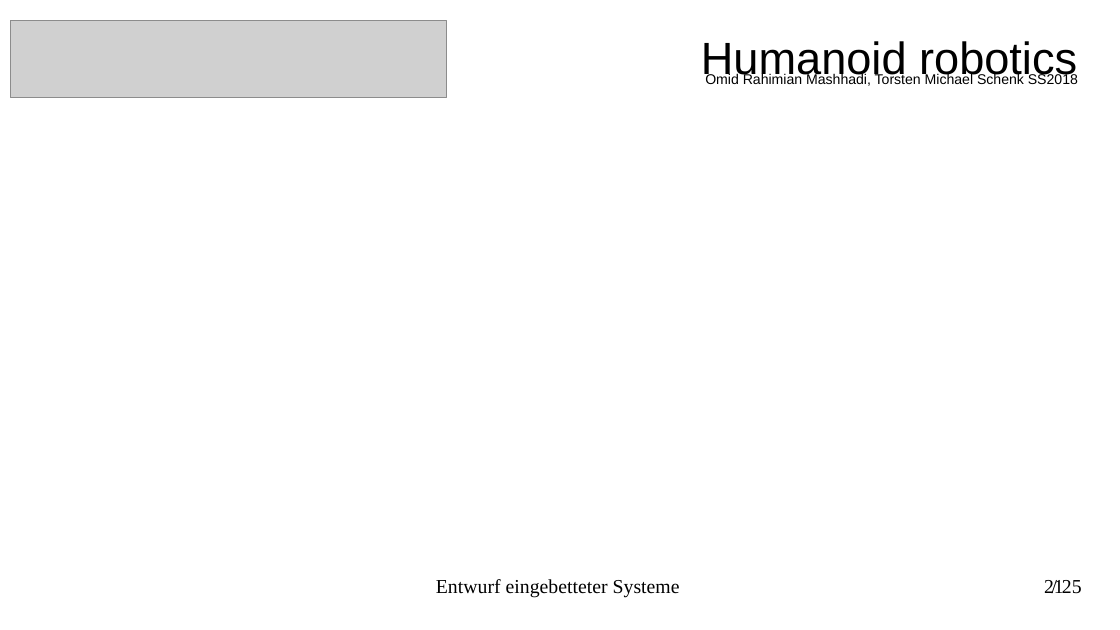
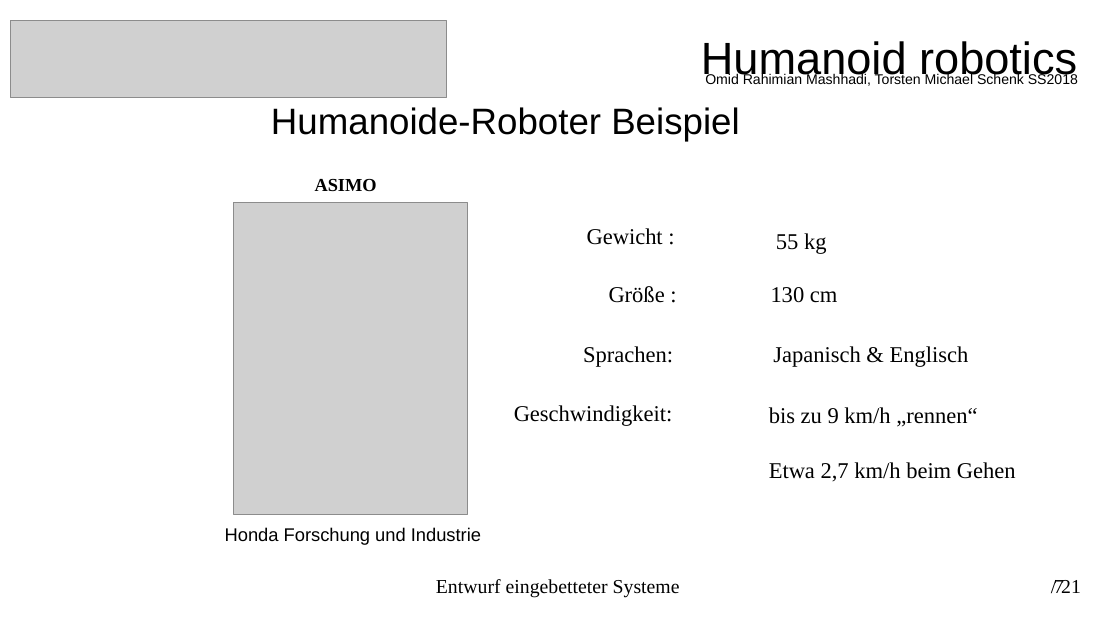
Before and after one commit to torstenschenk/beuth-avatar-ss2018, a slide deck: slide 7 of Presentation/HumanoideRobotic.odp (slide 21 before the commit). Drawn at 1120x630 pixels with LibreOffice and Linux fonts; fonts in the diff are those of the drawing; grey boxes stand for pictures. Boxes give left, top, right and bottom in pixels: in the first picture for what was removed or moved away, otherwise in the second. Text is boxed around its words. In the diff, an @@ line names an element or a change of style, - is before the commit and + after.

```diff
--- a/Presentation/HumanoideRobotic.odp
+++ b/Presentation/HumanoideRobotic.odp
@@ title added at (271,107,739,141), 26 pt, text #000000 @@
+Humanoide-Roboter Beispiel
@@ text added at (315,179,377,191), 13 pt, text #000000, bold @@
+ASIMO
@@ picture added at (234,202,468,514) @@
@@ text added at (587,228,663,245), 16 pt, text #000000 @@
+Gewicht :
@@ text added at (776,233,827,254), 16 pt, text #000000 @@
+55 kg
@@ text added at (609,286,665,303), 16 pt, text #000000 @@
+Größe :
@@ text added at (771,287,838,303), 16 pt, text #000000 @@
+130 cm
@@ text added at (583,346,673,367), 16 pt, text #000000 @@
+Sprachen:
@@ text added at (773,346,969,367), 16 pt, text #000000 @@
+Japanisch & Englisch
@@ text added at (514,405,673,426), 16 pt, text #000000 @@
+Geschwindigkeit:
@@ text added at (769,407,1016,481), 16 pt, text #000000 @@
+bis zu 9 km/h „rennen“
+Etwa 2,7 km/h beim Gehen
@@ text added at (225,527,481,545), 13 pt, text #000000 @@
+Honda Forschung und Industrie
@@ page number added at (1054,580,1064,593), 14 pt, text #000000 @@
+7
@@ text at (1061,580,1081,593): text changed @@
-21
+/ 21
@@ text removed at (1062,580,1082,594) @@
-/ 25
```
Also in this commit, not shown: 19 other slides changed, 4 slides removed, 8 other files.
